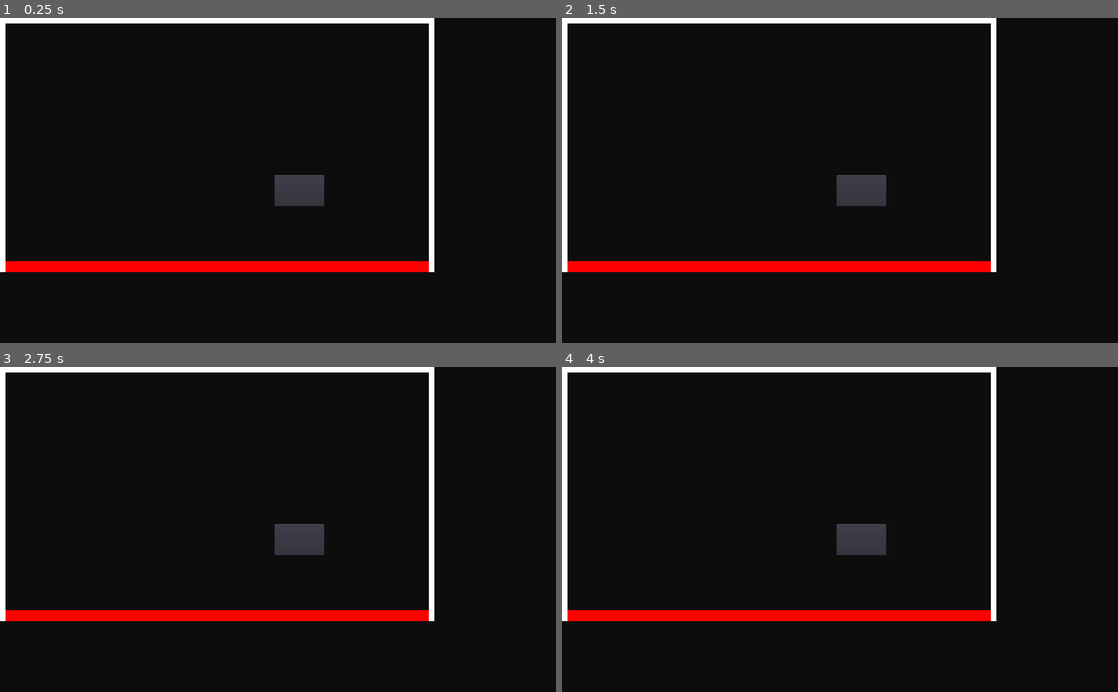
Above: before the commit, frames 1-4 (two rows, left to right).
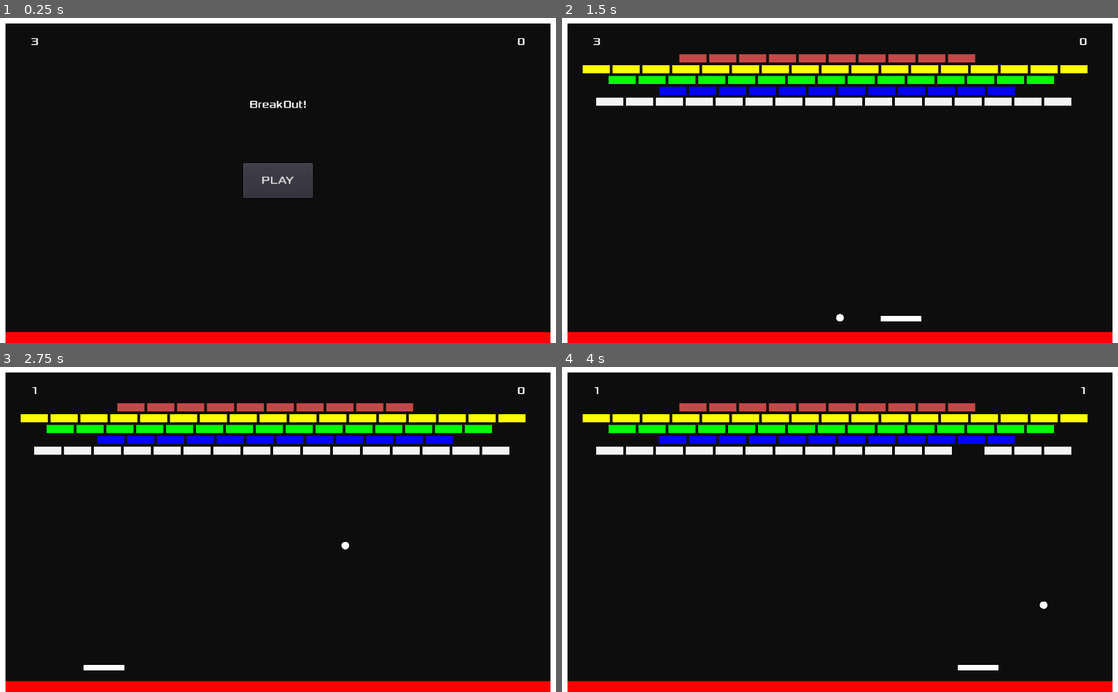
Above: after the commit, the same moments.

Repository: lazedeve/Breakout-Clone
Game: Godot game, scene res://scenes/Main.tscn
Same seed, same stepped clock (60 frames per second), same inputs: the game is played once before the commit and once after it.
Inputs (mouse positions are in pixels of both pictures, inside the frame that each line leads up to; where the layout moved, square brackets give the same spot in the first picture):
- Up to frame 1 (0.25 s): no input
- Up to frame 2 (1.5 s): click (840, 180) [862, 190] at 0.5 s; tap Enter at 1.25 s; hold D from 1.28 s (still down); tap Space at 1.35 s
- Up to frame 3 (2.75 s): tap Space at 1.52, 1.82, 2, 2.1, 2.27, 2.57 s; release D at 2.03 s; hold A from 2.03 s (still down)
- Up to frame 4 (4 s): release A at 2.78 s; hold D from 2.78 s (still down); tap Space at 2.85, 3.6, 3.77 s; tap Enter at 3.5 s

The runs differ from the first frame. In frame 1, 9.7% of the frame differs, in the area x 0-100%, y 0-100%; in frame 2, 18%; in frame 3, 18%; in frame 4, 18%.

Commit message:
Started work on levels. Code starting to get messy.

Diff:
--- /dev/null
+++ b/classes/BrickData.gd
@@ -0,0 +1,5 @@
+extends Node
+class_name BrickData
+
+export var brickWidth = 50
+export var brickHeight = 15
--- a/project.godot
+++ b/project.godot
@@ -9,12 +9,24 @@
 config_version=4
 
 _global_script_classes=[ {
+"base": "KinematicBody2D",
+"class": "Ball",
+"language": "GDScript",
+"path": "res://scripts/Ball.gd"
+}, {
+"base": "StaticBody2D",
+"class": "Borders",
+"language": "GDScript",
+"path": "res://scripts/Borders.gd"
+}, {
 "base": "Node",
 "class": "BrickData",
 "language": "GDScript",
-"path": "res://scripts/BrickData.gd"
+"path": "res://classes/BrickData.gd"
 } ]
 _global_script_class_icons={
+"Ball": "",
+"Borders": "",
 "BrickData": ""
 }
 
@@ -23,11 +35,6 @@
 config/name="BreakOut"
 run/main_scene="res://scenes/Main.tscn"
 config/icon="res://icon.png"
-
-[display]
-
-window/size/always_on_top=true
-window/stretch/mode="viewport"
 
 [gui]
 
--- a/scenes/HUD.tscn
+++ b/scenes/HUD.tscn
@@ -1,12 +1,62 @@
-[gd_scene load_steps=2 format=2]
+[gd_scene load_steps=4 format=2]
 
 [ext_resource path="res://scripts/HUD.gd" type="Script" id=1]
+[ext_resource path="res://assets/xolonium-regular.ttf" type="DynamicFontData" id=2]
+
+[sub_resource type="DynamicFont" id=1]
+size = 20
+font_data = ExtResource( 2 )
 
 [node name="HUD" type="CanvasLayer"]
 script = ExtResource( 1 )
 
-[node name="Button" type="Button" parent="."]
-margin_right = 12.0
-margin_bottom = 20.0
+[node name="Play" type="Button" parent="."]
+anchor_left = 0.5
+anchor_top = 0.5
+anchor_right = 0.5
+anchor_bottom = 0.5
+margin_left = -64.0
+margin_top = -32.0
+margin_right = 64.0
+margin_bottom = 32.0
+custom_fonts/font = SubResource( 1 )
+text = "PLAY"
 
-[connection signal="pressed" from="Button" to="." method="_on_Button_pressed"]
+[node name="ScoreLabel" type="Label" parent="."]
+anchor_left = 1.0
+anchor_right = 1.0
+margin_left = -104.0
+margin_top = 24.0
+margin_right = -24.0
+margin_bottom = 64.0
+custom_fonts/font = SubResource( 1 )
+text = "0"
+align = 1
+valign = 1
+autowrap = true
+
+[node name="Health" type="Label" parent="."]
+margin_left = 24.0
+margin_top = 24.0
+margin_right = 104.0
+margin_bottom = 64.0
+custom_fonts/font = SubResource( 1 )
+text = "3"
+align = 1
+valign = 1
+
+[node name="Title" type="Label" parent="."]
+anchor_left = 0.5
+anchor_top = 0.5
+anchor_right = 0.5
+anchor_bottom = 0.5
+margin_left = -64.0
+margin_top = -172.0
+margin_right = 64.0
+margin_bottom = -108.0
+custom_fonts/font = SubResource( 1 )
+text = "BreakOut!"
+align = 1
+valign = 1
+
+[connection signal="pressed" from="Play" to="." method="_on_Button_pressed"]
--- a/scenes/Main.tscn
+++ b/scenes/Main.tscn
@@ -1,5 +1,6 @@
-[gd_scene load_steps=3 format=2]
+[gd_scene load_steps=4 format=2]
 
+[ext_resource path="res://scenes/HUD.tscn" type="PackedScene" id=1]
 [ext_resource path="res://scenes/Borders.tscn" type="PackedScene" id=3]
 [ext_resource path="res://scripts/Main.gd" type="Script" id=5]
 
@@ -13,14 +14,4 @@
 
 [node name="Borders" parent="." instance=ExtResource( 3 )]
 
-[node name="Button" type="Button" parent="."]
-anchor_left = 0.5
-anchor_top = 0.5
-anchor_right = 0.5
-anchor_bottom = 0.5
-margin_left = -6.0
-margin_top = -10.0
-margin_right = 85.0
-margin_bottom = 47.0
-
-[connection signal="pressed" from="Button" to="." method="_on_Button_pressed"]
+[node name="HUD" parent="." instance=ExtResource( 1 )]
--- a/scripts/Ball.gd
+++ b/scripts/Ball.gd
@@ -1,6 +1,8 @@
+class_name Ball
 extends KinematicBody2D
 
 signal outOfBounds
+signal scored
 
 var windowWidth = OS.get_window_size().x
 var windowHeight = OS.get_window_size().y
@@ -19,14 +21,70 @@
 var xVertice
 var yVertice
 
-var velocity = Vector2(0, 200)
-var speed
-var direction
+var initialDirection = Vector2(0, 1)
+
+var velocity = Vector2.ZERO
+var direction = Vector2.ZERO
+var speed = 20
+
+var free_ball_vertical_angle: float = -0.3
+
 
 func _ready():
 	create_ball()
+	direction = initialDirection
+	self.set_physics_process(false)
+
+
+func _physics_process(delta):
+
+	velocity = Vector2.ZERO
+	velocity = direction * speed
+
+	var collision_info = move_and_collide(velocity * delta * speed)
+
+	if direction == Vector2(1, 0) or direction == Vector2(-1, 0):
+		direction.y = free_ball_vertical_angle
+
+	if collision_info:
+		var body = collision_info.collider
+
+		if body.name == "PlayerPaddle":
+			$Hit.play()
+			direction = ball_bounce_direction(body)
+			direction = self.direction.bounce(collision_info.normal)
+			print(direction)
+
+		elif body.is_in_group("bricks"):
+			direction = self.direction.bounce(collision_info.normal)
+			body.queue_free()
+			$Hit.play()
+			emit_signal("scored")
+
+		elif body.is_in_group("avoid"):
+			emit_signal("outOfBounds")
+
+		else:
+			direction = self.direction.bounce(collision_info.normal)
+
+
+
+func ball_bounce_direction(body):
+
+	direction = self.position - body.global_position
+	direction = direction.normalized()
+	return direction
+
+
+func _unhandled_input(event):
+	if event is InputEventKey:
+		if event.pressed and event.scancode == KEY_SPACE:
+			self.set_physics_process(true)
+
+
 
 func create_ball():
+
 	var ballShape = Polygon2D.new()
 	var ballVertices = PoolVector2Array()
 
@@ -47,17 +105,3 @@
 	var ballCollisionShape = CollisionPolygon2D.new()
 	ballCollisionShape.set_polygon(ballVertices)
 	self.add_child(ballCollisionShape, true)
-
-func _physics_process(delta):
-	var collision_info = move_and_collide(velocity * delta)
-	if collision_info:
-		var body = collision_info.collider
-		velocity = velocity.bounce(collision_info.normal)
-		if body.is_in_group("bricks"):
-			$Hit.play()
-			velocity.y *= - 1
-			velocity = velocity.bounce(collision_info.normal)
-			collision_info.collider.queue_free()
-
-		if body.is_in_group("avoid"):
-			emit_signal("outOfBounds")
--- a/scripts/Borders.gd
+++ b/scripts/Borders.gd
@@ -1,3 +1,4 @@
+class_name Borders
 extends StaticBody2D
 
 var windowWidth = OS.get_window_size().x
@@ -6,10 +7,10 @@
 var halfWindowWidth = windowWidth / 2
 var halfWindowHeight = windowHeight / 2
 
-var rightBorderWidth = 10
-var leftBorderWidth = 10
-var topBorderWidth = 10
-var bottomBorderWidth = 20
+export var rightBorderWidth = 10
+export var leftBorderWidth = 10
+export var topBorderWidth = 10
+export var bottomBorderWidth = 20
 
 func _ready():
 	topBorder()
--- a/scripts/BrickData.gd
+++ /dev/null
@@ -1,5 +0,0 @@
-extends Node
-class_name BrickData
-
-var brickWidth = 50
-var brickHeight = 20
--- a/scripts/BrickManager.gd
+++ b/scripts/BrickManager.gd
@@ -22,24 +22,25 @@
 
 var currentLevel
 
+var brickCounter = 1
+
+var leftEdge = borderThickness
+var rightEdge = windowWidth - borderThickness
+var playeAreaWidth = rightEdge - leftEdge
+var maxPlayHeight = windowHeight / 2
+
 
 func _ready():
 	randomize()
-	add_bricks(15)
 
 
 func add_bricks(level):
 
 	numberofbricks = 60 * level * 0.1
 	numberofbricks = clamp(numberofbricks, 60, 200)
-	var leftEdge = borderThickness
-	var rightEdge = windowWidth - borderThickness
-
-	var playeAreaWidth = rightEdge - leftEdge
-	var maxPlayHeight = windowHeight / 2
 
 	var minBrickPositionX = leftEdge
-	var maxBrickPositionX = rightEdge - brickWidth
+	#var maxBrickPositionX = rightEdge - brickWidth
 
 	var xBrickPosition = rand_range(minBrickPositionX, 6 * brickWidth)
 	var yBrickPosition = topOffset
@@ -47,8 +48,7 @@
 	var firstBrickGap = xBrickPosition - leftEdge
 
 	var rowChanged = 0
-
-	while numberofbricks > 0:
+	while numberofbricks > -1:
 
 		var brickPosition = Vector2(xBrickPosition, yBrickPosition)
 
@@ -74,6 +74,9 @@
 			break
 
 		numberofbricks -= 1
+		brickCounter += 1
+
+	print(brickCounter)
 
 
 
--- a/scripts/HUD.gd
+++ b/scripts/HUD.gd
@@ -1,20 +1,14 @@
 extends CanvasLayer
 
-
-# Declare member variables here. Examples:
-# var a = 2
-# var b = "text"
+signal new_game
 
 
-# Called when the node enters the scene tree for the first time.
 func _ready():
-	pass # Replace with function body.
-
-
-# Called every frame. 'delta' is the elapsed time since the previous frame.
-#func _process(delta):
-#	pass
+	$Play.show()
+	$Title.show()
 
 
 func _on_Button_pressed():
-	pass # Replace with function body.
+	emit_signal("new_game")
+	$Play.hide()
+	$Title.hide()
--- a/scripts/Main.gd
+++ b/scripts/Main.gd
@@ -8,25 +8,81 @@
 var ball
 var brickManager
 
+var health = 3
+var score = 0
+var level = 1
+
+func _ready():
+	$HUD.connect("new_game", self, "new_game")
+	self.set_physics_process(false)
+
+
+func _physics_process(delta):
+	if brickManager.brickCounter == 0:
+		next_level()
+
 func new_game():
 
+	self.set_physics_process(true)
+	score = 0
+	$HUD/ScoreLabel.text = str(score)
+
+	paddleSpawn()
+	ball_spawn()
+	bricks_spawn()
+
+
+func paddleSpawn():
 	playerPaddle = playerPaddleScene.instance()
+	self.add_child(playerPaddle)
+
+func ball_spawn():
 	ball = ballScene.instance()
+	self.add_child(ball)
+	ball.connect("outOfBounds", self, "health_changed")
+	ball.connect("scored", self, "score_counter")
+
+func bricks_spawn():
 	brickManager= brickManagerScene.instance()
+	self.add_child(brickManager)
+	brickManager.add_bricks(level)
 
-	self.add_child(playerPaddle)
-	self.add_child(ball)
-	self.add_child(brickManager)
+func next_level():
+	self.set_physics_process(false)
+	reset_position()
+	brickManager.queue_free()
+	level += 1
+	bricks_spawn()
 
-	$Ball.connect("outOfBounds", self, "game_over")
+
+func health_changed():
+	health -= 1
+	$HUD/Health.text = str(health)
+	reset_position()
+	if health == 0:
+		game_over()
+
+
+func reset_position():
+	playerPaddle.queue_free()
+	ball.queue_free()
+	paddleSpawn()
+	ball_spawn()
 
 
 func game_over():
+	self.set_physics_process(false)
 	playerPaddle.queue_free()
 	ball.queue_free()
 	brickManager.queue_free()
-	$Button.show()
+	$HUD/Play.show()
+	$HUD/Title.text = "Game Over!"
+	$HUD/Title.show()
+	level = 1
+	health = 3
 
-func _on_Button_pressed():
-	new_game()
-	$Button.hide()
+
+func score_counter():
+	score += 1
+	brickManager.brickCounter -= 1
+	$HUD/ScoreLabel.text = str(score)
--- a/scripts/PlayerPaddle.gd
+++ b/scripts/PlayerPaddle.gd
@@ -24,10 +24,13 @@
 func _ready():
 	create_paddle()
 
+
 func _physics_process(delta):
 	var direction = get_input().normalized()
 	velocity = paddleSpeed * direction
 	move_and_slide(velocity)
+
+
 
 func get_input():
 	var input = Vector2.ZERO
Binary file added: assets/xolonium-regular.ttf
Not shown, added: export_presets.cfg
